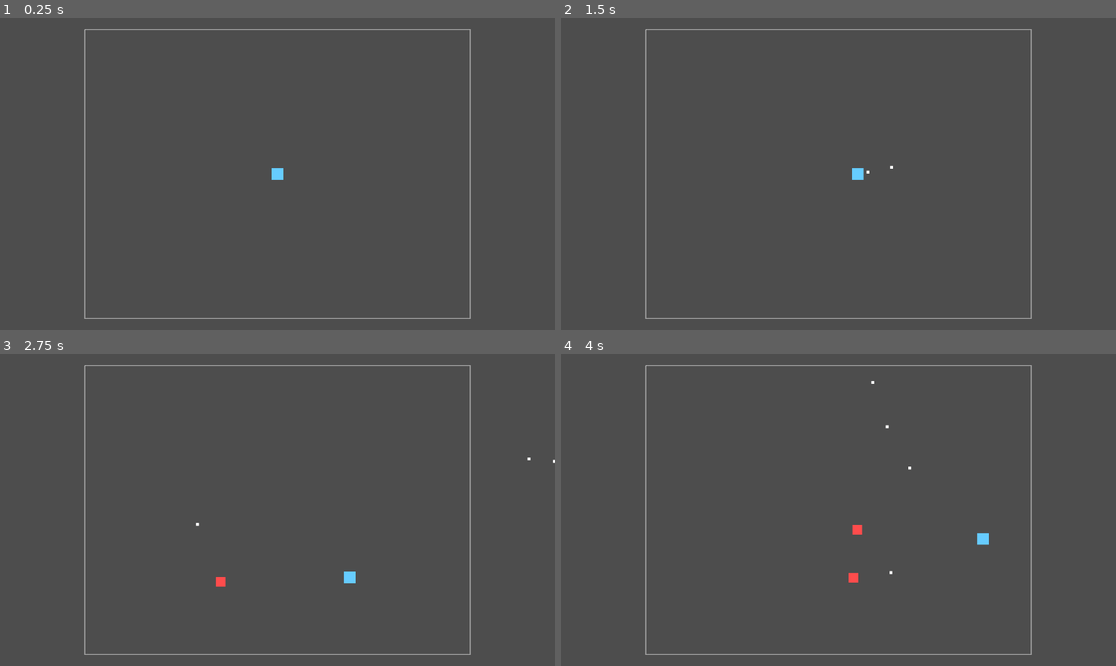
Above: before the commit, frames 1-4 (two rows, left to right).
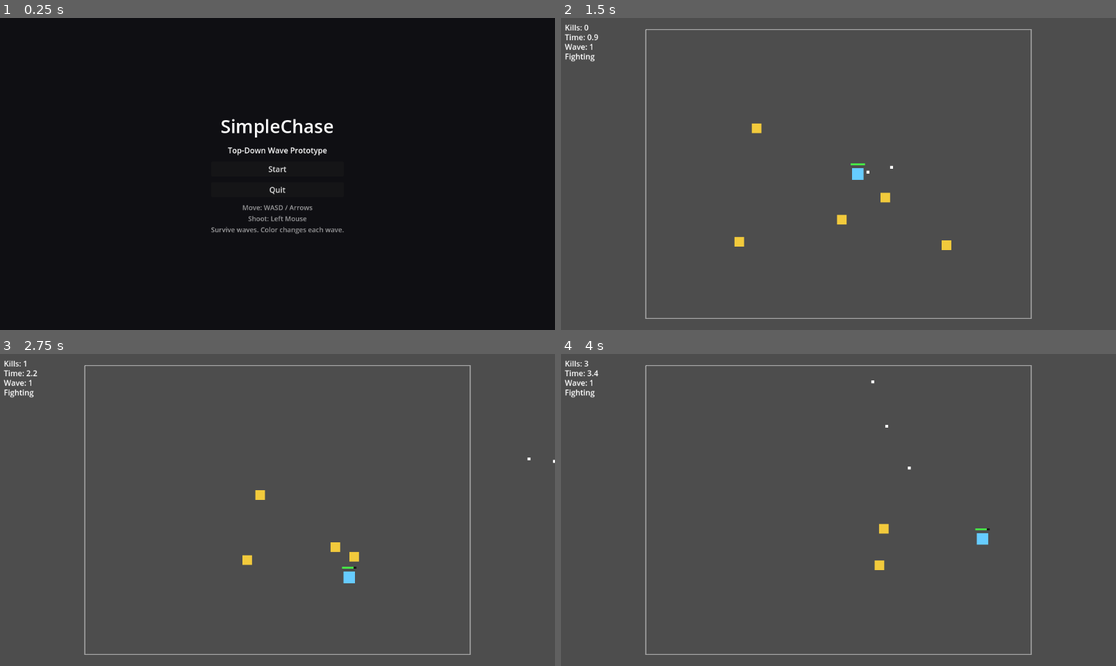
Above: after the commit, the same moments.

Repository: Rosco1813/simpleChaseGame
Game: Godot game, scene res://scenes/StartMenu.tscn
The game is run twice, just before and just after one commit, with the same random seed, the same clock (stepped at 60 frames per second) and the same inputs. Before the commit the project starts from res://scenes/Main.tscn.
Inputs (mouse positions are in pixels of both pictures, inside the frame that each line leads up to):
- Up to frame 1 (0.25 s): no input
- Up to frame 2 (1.5 s): click (838, 167) at 0.5 s, where only the run after the commit has a clickable "Start"; move the mouse to (960, 158) at 1.27 s; press the mouse at (960, 158) at 1.28 s; hold Right (ui_right) from 1.28 s (still down)
- Up to frame 3 (2.75 s): move the mouse to (166, 525) at 2.02 s; release Right (ui_right) at 2.03 s; release the mouse at (166, 525) at 2.03 s; hold Down (ui_down) from 2.03 s (still down); click (166, 525) at 2.1 s
- Up to frame 4 (4 s): move the mouse to (894, 441) at 2.77 s; release Down (ui_down) at 2.78 s; press the mouse at (894, 441) at 2.78 s; hold Right (ui_right) 2.78-3.53 s; move the mouse to (810, 572) at 3.52 s; release the mouse at (810, 572) at 3.53 s; hold Up (ui_up) from 3.53 s (still down); click (810, 572) at 3.6 s

The runs differ from the first frame. In frame 1, 100% of the frame differs, in the area x 0-100%, y 0-100%; in frame 2, 0.5%; in frame 3, 0.5%; in frame 4, 0.5%.

Commit message:
added start screen and death screen and player health

Diff:
--- a/project.godot
+++ b/project.godot
@@ -11,7 +11,7 @@
 [application]
 
 config/name="SimpleChase"
-run/main_scene="res://scenes/Main.tscn"
+run/main_scene="res://scenes/StartMenu.tscn"
 config/features=PackedStringArray("4.4")
 
 [autoload]
--- /dev/null
+++ b/scenes/HUD.tscn
@@ -0,0 +1,70 @@
+[gd_scene load_steps=2 format=3 uid="uid://hud123"]
+
+[ext_resource type="Script" path="res://scripts/death_overlay.gd" id="1_do"]
+
+[node name="HUD" type="CanvasLayer"]
+
+[node name="KillLabel" type="Label" parent="."]
+offset_left = 8.0
+offset_top = 8.0
+text = "Kills: 0"
+
+[node name="TimeLabel" type="Label" parent="."]
+offset_left = 8.0
+offset_top = 28.0
+text = "Time: 0.0"
+
+[node name="WaveLabel" type="Label" parent="."]
+offset_left = 8.0
+offset_top = 48.0
+text = "Wave: 1"
+
+[node name="WaveStatus" type="Label" parent="."]
+offset_left = 8.0
+offset_top = 68.0
+text = "Fighting"
+
+[node name="DeathOverlay" type="Control" parent="."]
+visible = false
+layout_mode = 3
+anchors_preset = 15
+anchor_right = 1.0
+anchor_bottom = 1.0
+grow_horizontal = 2
+grow_vertical = 2
+mouse_filter = 0
+script = ExtResource("1_do")
+
+[node name="BG" type="ColorRect" parent="DeathOverlay"]
+anchors_preset = 15
+anchor_right = 1.0
+anchor_bottom = 1.0
+grow_horizontal = 2
+grow_vertical = 2
+color = Color(0, 0, 0, 0.55)
+
+[node name="CenterContainer" type="CenterContainer" parent="DeathOverlay"]
+anchors_preset = 15
+anchor_right = 1.0
+anchor_bottom = 1.0
+grow_horizontal = 2
+grow_vertical = 2
+
+[node name="VBoxContainer" type="VBoxContainer" parent="DeathOverlay/CenterContainer"]
+alignment = 1
+theme_override_constants/separation = 10
+
+[node name="Title" type="Label" parent="DeathOverlay/CenterContainer/VBoxContainer"]
+text = "You Died"
+horizontal_alignment = 1
+theme_override_font_sizes/font_size = 48
+
+[node name="Stats" type="Label" parent="DeathOverlay/CenterContainer/VBoxContainer"]
+text = "Kills: 0\nWave Reached: 1\nTime: 0.0s"
+horizontal_alignment = 1
+
+[node name="RestartButton" type="Button" parent="DeathOverlay/CenterContainer/VBoxContainer"]
+text = "Restart"
+
+[node name="MenuButton" type="Button" parent="DeathOverlay/CenterContainer/VBoxContainer"]
+text = "Start Menu"
--- a/scenes/Main.tscn
+++ b/scenes/Main.tscn
@@ -1,8 +1,10 @@
-[gd_scene load_steps=8 format=3 uid="uid://main123"]
+[gd_scene load_steps=10 format=3 uid="uid://main123"]
 
 [ext_resource type="PackedScene" uid="uid://player123" path="res://scenes/Player.tscn" id="1_x18xb"]
 [ext_resource type="PackedScene" uid="uid://enemy123" path="res://scenes/Enemy.tscn" id="2_vftm7"]
 [ext_resource type="Script" uid="uid://bnvk6xv0ja7lo" path="res://scripts/spawner.gd" id="3_jf4m4"]
+[ext_resource type="PackedScene" uid="uid://hud123" path="res://scenes/HUD.tscn" id="4_hud"]
+[ext_resource type="Script" uid="uid://c80ygdkhdlluy" path="res://scripts/game_manager.gd" id="5_mgr"]
 
 [sub_resource type="RectangleShape2D" id="1"]
 size = Vector2(800, 20)
@@ -17,6 +19,8 @@
 size = Vector2(20, 600)
 
 [node name="Main" type="Node2D"]
+script = ExtResource("5_mgr")
+hud_path = NodePath("HUD")
 
 [node name="Player" parent="." instance=ExtResource("1_x18xb")]
 
@@ -64,3 +68,5 @@
 points = PackedVector2Array(-400, -300, 400, -300, 400, 300, -400, 300, -400, -300)
 width = 2.0
 default_color = Color(1, 1, 1, 0.5)
+
+[node name="HUD" parent="." instance=ExtResource("4_hud")]
--- a/scenes/Player.tscn
+++ b/scenes/Player.tscn
@@ -1,10 +1,13 @@
-[gd_scene load_steps=4 format=3 uid="uid://player123"]
+[gd_scene load_steps=5 format=3 uid="uid://player123"]
 
 [ext_resource type="Script" uid="uid://byod41cx8ogxt" path="res://scripts/player.gd" id="1_m1v8b"]
 [ext_resource type="PackedScene" uid="uid://bullet123" path="res://scenes/Bullet.tscn" id="2_blt"]
 
 [sub_resource type="CircleShape2D" id="1"]
 radius = 12.0
+
+[sub_resource type="CircleShape2D" id="2"]
+radius = 14.0
 
 [node name="Player" type="CharacterBody2D"]
 script = ExtResource("1_m1v8b")
@@ -16,3 +19,24 @@
 
 [node name="CollisionShape2D" type="CollisionShape2D" parent="."]
 shape = SubResource("1")
+
+[node name="Hitbox" type="Area2D" parent="."]
+collision_layer = 0
+
+[node name="CollisionShape2D" type="CollisionShape2D" parent="Hitbox"]
+shape = SubResource("2")
+
+[node name="HealthBar" type="Node2D" parent="."]
+position = Vector2(0, -22)
+
+[node name="BG" type="ColorRect" parent="HealthBar"]
+offset_left = -15.0
+offset_right = 15.0
+offset_bottom = 4.0
+color = Color(0, 0, 0, 0.7)
+
+[node name="Fill" type="ColorRect" parent="HealthBar"]
+offset_left = -15.0
+offset_right = 15.0
+offset_bottom = 4.0
+color = Color(0.3, 1, 0.3, 0.9)
--- /dev/null
+++ b/scenes/StartMenu.tscn
@@ -0,0 +1,67 @@
+[gd_scene load_steps=2 format=3]
+
+[ext_resource type="Script" path="res://scripts/start_menu.gd" id="1_rk1co"]
+
+[sub_resource type="StyleBoxFlat" id="StyleBoxFlat_bg"]
+bg_color = Color(0.0705882, 0.0705882, 0.0901961, 1)
+
+[node name="StartMenu" type="Control"]
+layout_mode = 3
+anchors_preset = 15
+anchor_right = 1.0
+anchor_bottom = 1.0
+grow_horizontal = 2
+grow_vertical = 2
+script = ExtResource("1_rk1co")
+
+[node name="Background" type="ColorRect" parent="."]
+layout_mode = 1
+anchors_preset = 15
+anchor_right = 1.0
+anchor_bottom = 1.0
+grow_horizontal = 2
+grow_vertical = 2
+mouse_filter = 2
+color = Color(0.0588235, 0.0588235, 0.0745098, 1)
+
+[node name="CenterContainer" type="CenterContainer" parent="."]
+layout_mode = 1
+anchors_preset = 15
+anchor_right = 1.0
+anchor_bottom = 1.0
+grow_horizontal = 2
+grow_vertical = 2
+
+[node name="VBoxContainer" type="VBoxContainer" parent="CenterContainer"]
+layout_mode = 2
+theme_override_constants/separation = 12
+alignment = 1
+
+[node name="Title" type="Label" parent="CenterContainer/VBoxContainer"]
+layout_mode = 2
+text = "SimpleChase"
+horizontal_alignment = 1
+vertical_alignment = 1
+theme_override_font_sizes/font_size = 38
+
+[node name="Subtitle" type="Label" parent="CenterContainer/VBoxContainer"]
+layout_mode = 2
+text = "Top-Down Wave Prototype"
+horizontal_alignment = 1
+vertical_alignment = 1
+
+[node name="StartButton" type="Button" parent="CenterContainer/VBoxContainer"]
+layout_mode = 2
+text = "Start"
+
+[node name="QuitButton" type="Button" parent="CenterContainer/VBoxContainer"]
+layout_mode = 2
+text = "Quit"
+
+[node name="Instructions" type="Label" parent="CenterContainer/VBoxContainer"]
+layout_mode = 2
+text = "Move: WASD / Arrows\nShoot: Left Mouse\nSurvive waves. Color changes each wave."
+horizontal_alignment = 1
+vertical_alignment = 1
+theme_override_colors/font_color = Color(1, 1, 1, 0.6)
+theme_override_font_sizes/font_size = 14
--- a/scripts/bullet.gd
+++ b/scripts/bullet.gd
@@ -30,5 +30,9 @@
 
 func _on_body_entered(body: Node) -> void:
 	if body.is_in_group("enemy"):
+		if get_tree().has_group("game"):
+			for n in get_tree().get_nodes_in_group("game"):
+				if n.has_method("on_enemy_killed"):
+					n.on_enemy_killed(body)
 		body.queue_free()
 		queue_free()
--- /dev/null
+++ b/scripts/death_overlay.gd
@@ -0,0 +1,32 @@
+extends Control
+
+@onready var restart_button: Button = $CenterContainer/VBoxContainer/RestartButton
+@onready var menu_button: Button = $CenterContainer/VBoxContainer/MenuButton
+@onready var title_label: Label = $CenterContainer/VBoxContainer/Title
+@onready var stats_label: Label = $CenterContainer/VBoxContainer/Stats
+
+func _ready() -> void:
+	# pause_mode already set on the node in the scene file (value 2 = PROCESS during pause)
+	# Switch to process while paused using Godot 4 process_mode API.
+	if has_method("set_process_mode"):
+		set_process_mode(Node.PROCESS_MODE_WHEN_PAUSED)
+	if restart_button:
+		restart_button.pressed.connect(_on_restart_pressed)
+	if menu_button:
+		menu_button.pressed.connect(_on_menu_pressed)
+	visible = false
+
+func show_overlay(kills: int, wave: int, time_survived: float) -> void:
+	if title_label:
+		title_label.text = "You Died"
+	if stats_label:
+		stats_label.text = "Kills: %d\nWave Reached: %d\nTime: %.1fs" % [kills, wave, time_survived]
+	visible = true
+
+func _on_restart_pressed():
+	get_tree().paused = false
+	get_tree().change_scene_to_file("res://scenes/Main.tscn")
+
+func _on_menu_pressed():
+	get_tree().paused = false
+	get_tree().change_scene_to_file("res://scenes/StartMenu.tscn")
--- /dev/null
+++ b/scripts/game_manager.gd
@@ -0,0 +1,94 @@
+extends Node
+
+@export var hud_path: NodePath
+var hud: Node
+var elapsed: float = 0.0
+var kills: int = 0
+var wave: int = 0
+var enemies_remaining_in_wave: int = 0
+@export var wave_break_time: float = 3.0
+@export var base_wave_enemy_count: int = 5
+@export var wave_enemy_growth: int = 3
+@export var wave_speed_growth: float = 10.0
+var _between_waves_timer: float = 0.0
+var _in_break := true
+var _game_over := false
+
+func _ready():
+	add_to_group("game")
+	if hud_path != NodePath():
+		hud = get_node(hud_path)
+	_start_next_wave()
+
+func on_enemy_killed(enemy: Node) -> void:
+	kills += 1
+	enemies_remaining_in_wave = max(enemies_remaining_in_wave - 1, 0)
+	if enemies_remaining_in_wave == 0:
+		_in_break = true
+		_between_waves_timer = 0.0
+	_update_hud()
+
+func _update_hud():
+	if hud and hud.is_inside_tree():
+		if hud.has_node("KillLabel"):
+			hud.get_node("KillLabel").text = "Kills: %d" % kills
+		if hud.has_node("TimeLabel"):
+			hud.get_node("TimeLabel").text = "Time: %.1f" % elapsed
+		if hud.has_node("WaveLabel"):
+			hud.get_node("WaveLabel").text = "Wave: %d" % wave
+		if hud.has_node("WaveStatus"):
+			var status = "Fighting" if not _in_break else "Break"
+			hud.get_node("WaveStatus").text = status
+
+func _process(delta: float) -> void:
+	if _game_over:
+		return
+	elapsed += delta
+	if _in_break:
+		_between_waves_timer += delta
+		if _between_waves_timer >= wave_break_time:
+			_start_next_wave()
+	_update_hud()
+
+func _start_next_wave():
+	wave += 1
+	_in_break = false
+	var enemy_count = base_wave_enemy_count + (wave - 1) * wave_enemy_growth
+	enemies_remaining_in_wave = enemy_count
+	# Choose color based on wave (cycle hues)
+	var hue = fmod((wave * 0.13), 1.0)
+	var wave_color = Color.from_hsv(hue, 0.75, 0.95)
+	# Increase base enemy speed each wave by directly touching existing enemies
+	for e in get_tree().get_nodes_in_group("enemy"):
+		if e.get("speed"):
+			e.speed += wave_speed_growth
+	# Spawn wave via spawner
+	var spawner = get_node_or_null("EnemySpawner")
+	if spawner == null:
+		spawner = get_tree().get_first_node_in_group("EnemySpawner")
+	if spawner and spawner.has_method("start_wave"):
+		# Ensure max_enemies can accommodate wave (optional mild growth)
+		# Safely detect max_enemies property without using unavailable has_variable
+		var has_max := false
+		for prop in spawner.get_property_list():
+			if prop.name == "max_enemies":
+				has_max = true
+				break
+		if has_max and enemy_count > spawner.max_enemies:
+			spawner.max_enemies = enemy_count
+		var spawned = spawner.start_wave(wave, enemy_count, wave_color)
+		enemies_remaining_in_wave = spawned
+		if spawned == 0:
+			# If nothing spawned, immediately schedule another attempt after short break
+			_in_break = true
+			_between_waves_timer = wave_break_time * 0.5
+
+func on_player_died() -> void:
+	_game_over = true
+	if hud and hud.has_node("WaveStatus"):
+		hud.get_node("WaveStatus").text = "Game Over"
+	if hud and hud.has_node("DeathOverlay"):
+		var overlay = hud.get_node("DeathOverlay")
+		if overlay and overlay.has_method("show_overlay"):
+			overlay.show_overlay(kills, wave, elapsed)
+	get_tree().paused = true
--- a/scripts/player.gd
+++ b/scripts/player.gd
@@ -5,16 +5,33 @@
 @export var fire_cooldown: float = 0.15
 @export var bullet_spawn_radius: float = 16.0
 
+# Health system
+@export var max_health: int = 5
+@export var damage_cooldown: float = 0.6 # seconds between taking contact damage
+var health: int
+var _damage_cd_left: float = 0.0
+var _dead: bool = false
+
+signal died
+
 var _cooldown_left := 0.0
 
 var _world_rect: Rect2
 
 func _ready() -> void:
 	if Engine.has_singleton("GameConfig"):
-		# If added as autoload singleton (Node), we can just reference the script directly
 		_world_rect = GameConfig.world_rect
+	health = max_health
+	# Connect hitbox for damage
+	if has_node("Hitbox"):
+		var hitbox = get_node("Hitbox")
+		if hitbox.has_signal("body_entered"):
+			hitbox.body_entered.connect(_on_hitbox_body_entered)
+	_update_health_bar()
 
 func _physics_process(delta: float) -> void:
+	if _dead:
+		return
 	var input_vector := Vector2.ZERO
 	input_vector.x = Input.get_action_strength("ui_right") - Input.get_action_strength("ui_left")
 	input_vector.y = Input.get_action_strength("ui_down") - Input.get_action_strength("ui_up")
@@ -24,6 +41,8 @@
 	move_and_slide()
 
 	_handle_shooting(delta)
+	# Timers
+	_damage_cd_left = max(_damage_cd_left - delta, 0.0)
 	# Clamp inside world bounds (if configured)
 	if _world_rect.size != Vector2.ZERO:
 		global_position.x = clamp(global_position.x, _world_rect.position.x, _world_rect.position.x + _world_rect.size.x)
@@ -31,10 +50,7 @@
 
 func _handle_shooting(delta: float) -> void:
 	_cooldown_left = max(_cooldown_left - delta, 0.0)
-	if Input.is_action_pressed("shoot") and _cooldown_left <= 0.0 and bullet_scene:
-		var viewport := get_viewport()
-		var mouse_pos = viewport.get_mouse_position()
-		# Convert mouse from viewport to world (Camera2D) coordinates
+	if Input.is_action_pressed("shoot") and _cooldown_left <= 0.0 and bullet_scene and not _dead:
 		var world_mouse = get_global_mouse_position()
 		var dir = (world_mouse - global_position)
 		if dir.length() < 0.001:
@@ -46,3 +62,43 @@
 			bullet.setup(dir)
 		get_tree().current_scene.add_child(bullet)
 		_cooldown_left = fire_cooldown
+
+func _on_hitbox_body_entered(body: Node) -> void:
+	if _dead:
+		return
+	if body.is_in_group("enemy"):
+		_apply_contact_damage(1)
+
+func _apply_contact_damage(amount: int) -> void:
+	if _damage_cd_left > 0.0:
+		return
+	health = clamp(health - amount, 0, max_health)
+	_damage_cd_left = damage_cooldown
+	_update_health_bar()
+	if health <= 0:
+		_die()
+
+func _die() -> void:
+	if _dead:
+		return
+	_dead = true
+	velocity = Vector2.ZERO
+	emit_signal("died")
+	# Notify game manager(s)
+	if get_tree().has_group("game"):
+		for n in get_tree().get_nodes_in_group("game"):
+			if n.has_method("on_player_died"):
+				n.on_player_died()
+	# Optional: visually indicate death
+	if has_node("Body"):
+		var body = get_node("Body")
+		if body is Polygon2D:
+			body.color = Color(0.5,0.5,0.5,1)
+
+func _update_health_bar() -> void:
+	if not has_node("HealthBar/Fill"):
+		return
+	var fill = get_node("HealthBar/Fill")
+	if fill is ColorRect:
+		var ratio = 1.0 if max_health <= 0 else float(health)/float(max_health)
+		fill.size.x = 30 * ratio
--- a/scripts/spawner.gd
+++ b/scripts/spawner.gd
@@ -6,10 +6,19 @@
 @export var spawn_radius: float = 300.0
 @export var player_path: NodePath
 @export var spawn_margin: float = 24.0 # keep spawned enemies inside walls by this padding
+@export var difficulty_ramp_interval: float = 10.0 # seconds between difficulty bumps
+@export var spawn_interval_min: float = 0.4
+@export var spawn_interval_decrease: float = 0.1 # amount to reduce each ramp
+@export var enemy_speed_increase: float = 15.0
+@export var max_enemies_increase: int = 2
+@export var wave_mode: bool = true # when true, spawning is controlled externally per wave
 
 var _time_accum := 0.0
 var _player: Node2D
 var _world_rect: Rect2
+var _time_since_ramp := 0.0
+var _wave_number := 0
+var _wave_spawned := 0
 
 const MAX_SPAWN_ATTEMPTS := 8
 
@@ -21,7 +30,23 @@
 		_world_rect = GameConfig.world_rect
 
 func _process(delta: float) -> void:
+	if wave_mode:
+		return # wave-controlled; no continuous spawning
 	_time_accum += delta
+	_time_since_ramp += delta
+	if difficulty_ramp_interval > 0 and _time_since_ramp >= difficulty_ramp_interval:
+		_time_since_ramp = 0.0
+		spawn_interval = max(spawn_interval_min, spawn_interval - spawn_interval_decrease)
+		max_enemies += max_enemies_increase
+		# Increase speed on existing enemies
+		for e in get_tree().get_nodes_in_group("enemy"):
+			var has_speed := false
+			for prop in e.get_property_list():
+				if prop.name == "speed":
+					has_speed = true
+					break
+			if has_speed:
+				e.speed += enemy_speed_increase
 	if _time_accum >= spawn_interval:
 		_time_accum = 0.0
 		_spawn_enemy_if_needed()
@@ -44,6 +69,41 @@
 		if has_target_path:
 			enemy.set("target_path", _player.get_path())
 	add_child(enemy)
+
+func start_wave(wave_number: int, enemy_count: int, color: Color) -> int:
+	if enemy_scene == null:
+		return 0
+	_wave_number = wave_number
+	_wave_spawned = 0
+	var existing = get_tree().get_nodes_in_group("enemy").size()
+	var space = max_enemies - existing
+	if space <= 0:
+		return 0
+	var to_spawn = min(enemy_count, space)
+	for i in range(to_spawn):
+		var enemy = enemy_scene.instantiate()
+		var center = _player.global_position if is_instance_valid(_player) else Vector2.ZERO
+		enemy.position = _pick_spawn_position(center)
+		# Assign target
+		if is_instance_valid(_player):
+			var has_target_path := false
+			for prop in enemy.get_property_list():
+				if prop.name == "target_path":
+					has_target_path = true
+					break
+			if has_target_path:
+				enemy.set("target_path", _player.get_path())
+		# Color application
+		_apply_wave_color(enemy, color)
+		add_child(enemy)
+		_wave_spawned += 1
+	return _wave_spawned
+
+func _apply_wave_color(enemy: Node, color: Color) -> void:
+	if enemy.has_node("Body"):
+		var body = enemy.get_node("Body")
+		if body is Polygon2D:
+			body.color = color
 
 func _pick_spawn_position(center: Vector2) -> Vector2:
 	# Ensure we have a world rect; if not, fallback to default that matches walls
--- /dev/null
+++ b/scripts/start_menu.gd
@@ -0,0 +1,19 @@
+extends Control
+
+@onready var start_button: Button = $CenterContainer/VBoxContainer/StartButton
+@onready var quit_button: Button = $CenterContainer/VBoxContainer/QuitButton
+
+func _ready() -> void:
+    # Connect start button
+    if start_button:
+        start_button.pressed.connect(_on_start_pressed)
+
+    # Hide or wire quit button depending on platform (skip in web/editor)
+    if quit_button:
+        if OS.has_feature("web"):
+            quit_button.visible = false
+        else:
+            quit_button.pressed.connect(func(): get_tree().quit())
+
+func _on_start_pressed() -> void:
+    get_tree().change_scene_to_file("res://scenes/Main.tscn")
Not shown, added: scripts/death_overlay.gd.uid
Not shown, added: scripts/game_manager.gd.uid
Not shown, added: scripts/start_menu.gd.uid
Not shown, changed: README.md
